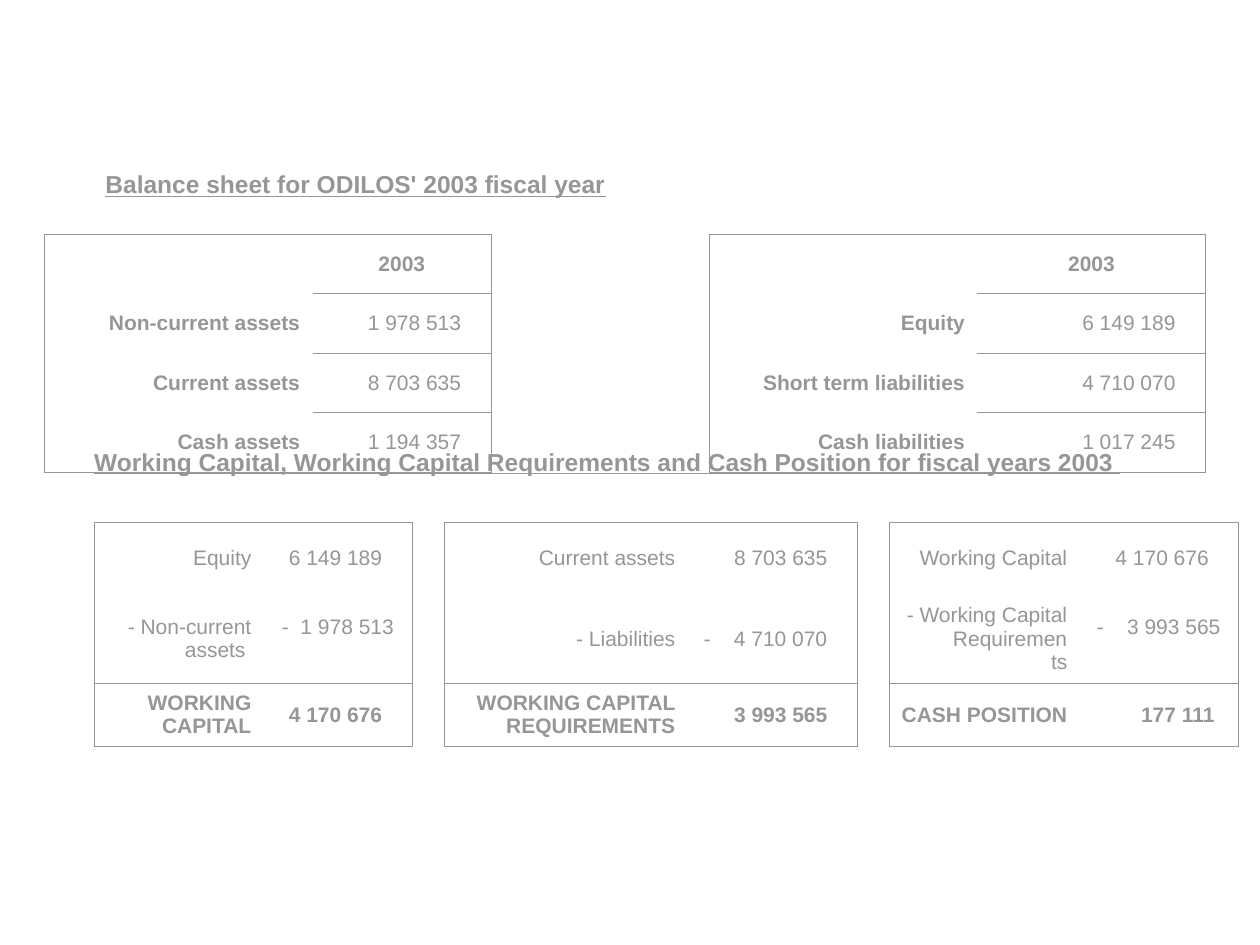
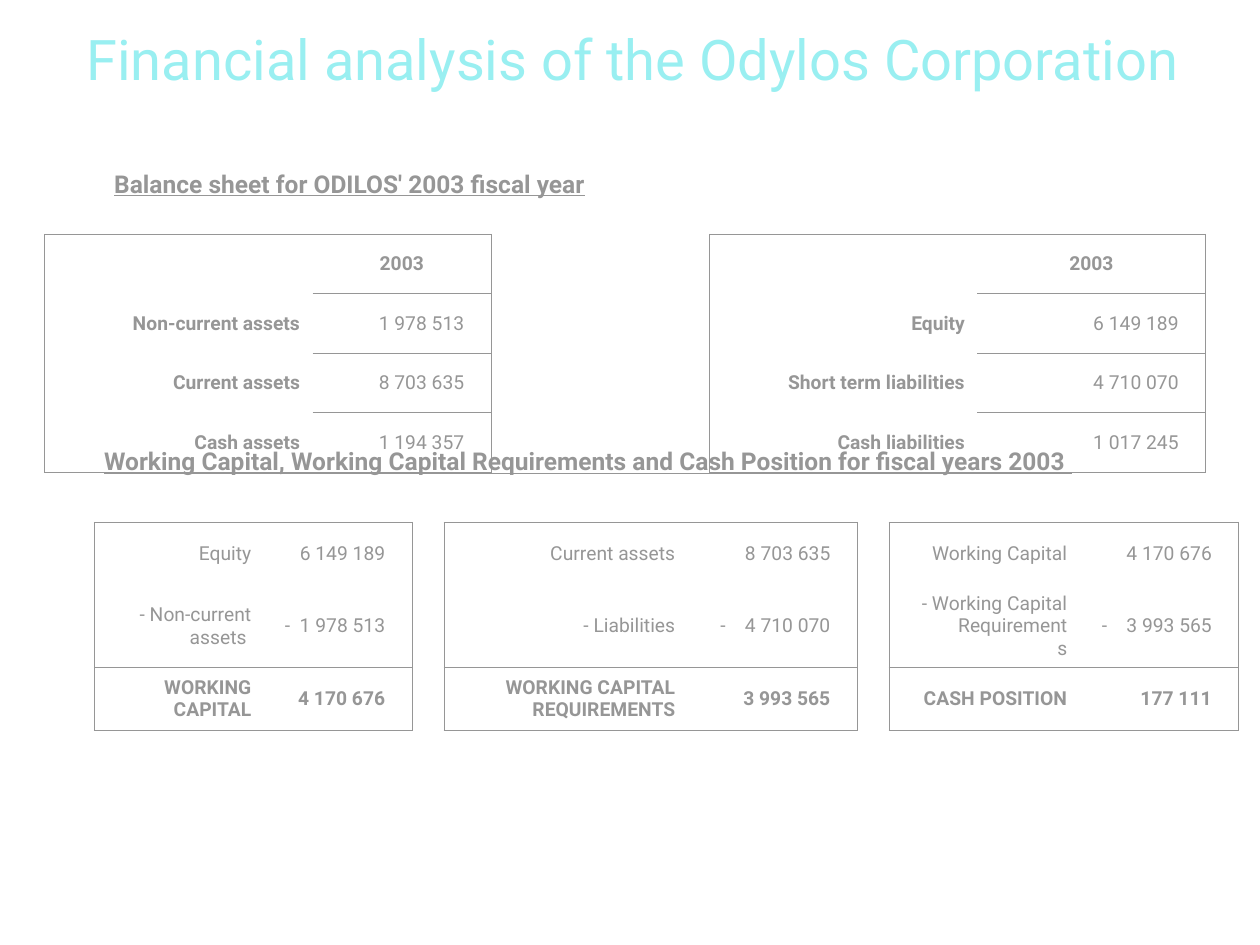
Before and after one commit to pngames/pavillon-noir, a slide deck: slide 17 of .others/tertiaire/tertiaire_finance.ppt. Drawn at 1260x945 pixels with LibreOffice and Linux fonts; fonts in the diff are those of the drawing; background and template pictures are left out. Boxes give left, top, right and bottom in pixels: in the first picture for what was removed or moved away, otherwise in the second. Text is boxed around its words. In the diff, an @@ line names an element or a change of style, - is before the commit and + after.

```diff
--- a/.others/tertiaire/tertiaire_finance.ppt
+++ b/.others/tertiaire/tertiaire_finance.ppt
@@ title added at (86, 37, 1178, 92), 32 pt, text #99EFF1 @@
+Financial analysis of the Odylos Corporation
@@ text "Balance sheet for ODILOS' 2003 ..." at (114, 174, 585, 198): font Arial to Roboto @@
@@ text "Balance sheet for ODILOS' 2003 ...": place and size @@
-text "Balance sheet for ODILOS' 2003 ..." at (105, 175, 604, 198)
+text "Balance sheet for ODILOS' 2003 ..." at (114, 174, 585, 198)
@@ table at (44, 234, 1206, 458) @@
@@ size 12 to 11 pt, font Arial to Roboto @@
@@ text "Working Capital, Working Capital Requirements ...": place and size @@
-text "Working Capital, Working Capital Requirements ..." at (94, 451, 1113, 476)
+text "Working Capital, Working Capital Requirements ..." at (104, 448, 1064, 475)
@@ text "Working Capital, Working Capital Requirements ..." at (104, 448, 1064, 475): font Arial to Roboto @@
@@ table at (94, 522, 1239, 722) @@
@@ size 12 to 11 pt, font Arial to Roboto @@
```
Also in this commit, not shown: 13 other slides changed, 1 slide added, 1 slide removed.
